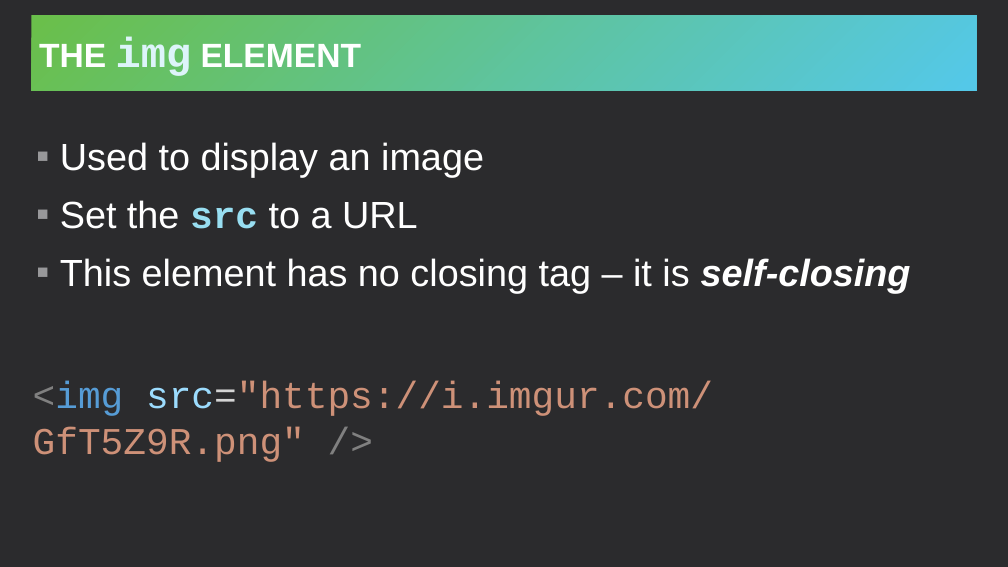
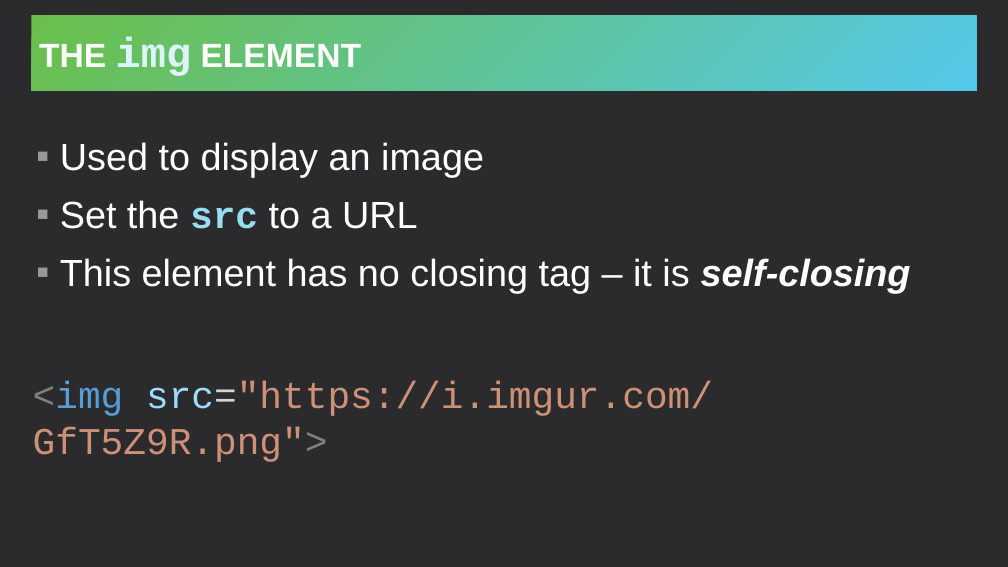
Before and after one commit to hylandtechoutreach/bgcneo, a slide deck: slide 15 of Session5HtmlIntro/HelloHtml.pptx. Drawn at 1008x567 pixels with LibreOffice and Linux fonts; fonts in the diff are those of the drawing. Boxes give left, top, right and bottom in pixels: in the first picture for what was removed or moved away, otherwise in the second. Text is boxed around its words. In the diff, an @@ line names an element or a change of style, - is before the commit and + after.

```diff
--- a/Session5HtmlIntro/HelloHtml.pptx
+++ b/Session5HtmlIntro/HelloHtml.pptx
@@ text at (33, 382, 713, 462): text changed @@
-<img src="https://i.imgur.com/GfT5Z9R.png" />
+<img src="https://i.imgur.com/GfT5Z9R.png">
```
Also in this commit, not shown: 1 other slide changed, 11 other files.
